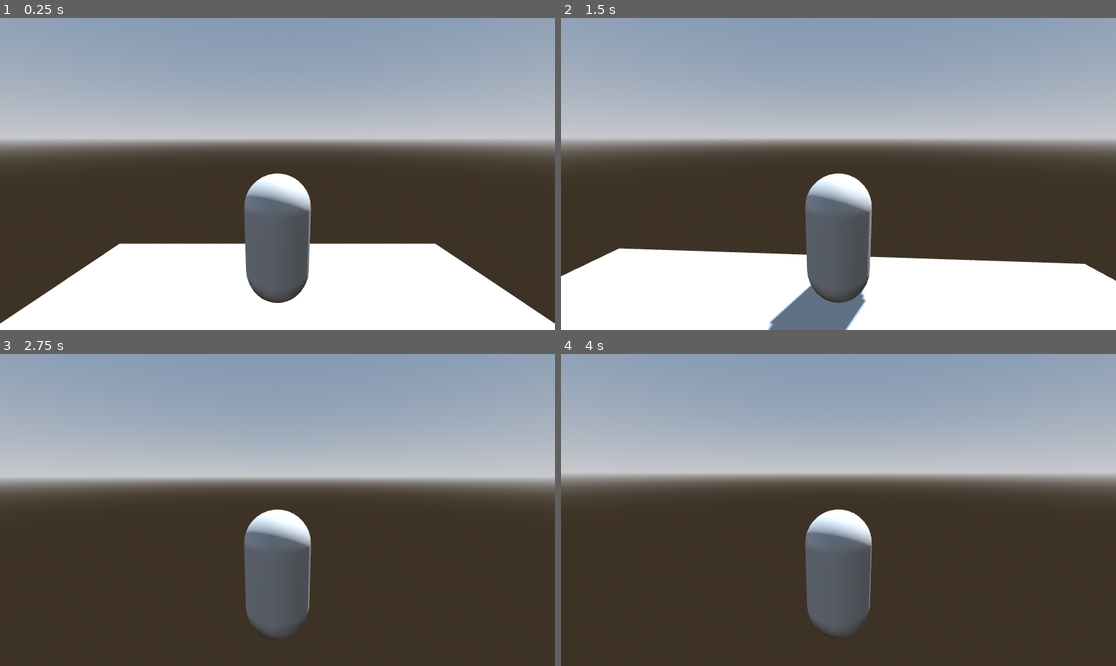
Above: before the commit, frames 1-4 (two rows, left to right).
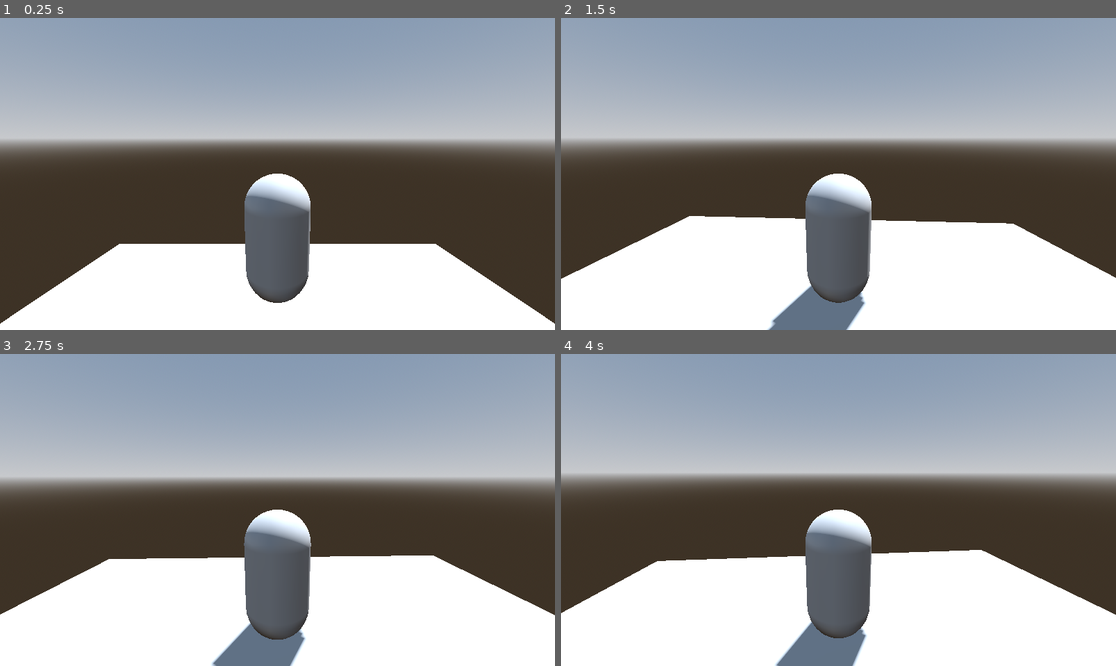
Above: after the commit, the same moments.

Repository: lance-374/EchoNight
Game: Godot game, scene res://Level.tscn
Same seed, same stepped clock (60 frames per second), same inputs: the game is played once before the commit and once after it. After the commit the project has no main scene; this scene is started directly in both runs.
Inputs (mouse positions are in pixels of both pictures, inside the frame that each line leads up to):
- Up to frame 1 (0.25 s): no input
- Up to frame 2 (1.5 s): move the mouse to (866, 174) at 0.52 s; hold W (move_forward, bound only before the commit) from 0.53 s (still down); click (866, 174) at 0.6 s; move the mouse to (810, 174) at 1.27 s; click (810, 174) at 1.35 s
- Up to frame 3 (2.75 s): keep holding W (move_forward, bound only before the commit); move the mouse to (288, 503) at 2.02 s; click (288, 503) at 2.1 s
- Up to frame 4 (4 s): keep holding W (move_forward, bound only before the commit); tap Enter at 2.75 s; move the mouse to (832, 516) at 2.77 s; click (832, 516) at 2.85 s; tap Space at 3.5 s; move the mouse to (877, 513) at 3.52 s; click (877, 513) at 3.6 s

The runs differ from the first frame. In frame 1, 0.3% of the frame differs, in the area x 0-100%, y 49-98%; in frame 2, 7.3%; in frame 3, 28%; in frame 4, 29%, in the area x 0-100%, y 49-100%.

Commit message:
updated .gitignore
Updated godot-specific ignores

Diff:
--- a/project.godot
+++ b/project.godot
@@ -11,40 +11,5 @@
 [application]
 
 config/name="Echo Night"
-run/main_scene="res://Level.tscn"
-config/features=PackedStringArray("4.2", "GL Compatibility")
+config/features=PackedStringArray("4.2", "Forward Plus")
 config/icon="res://icon.svg"
-
-[input]
-
-move_forward={
-"deadzone": 0.5,
-"events": [Object(InputEventKey,"resource_local_to_scene":false,"resource_name":"","device":-1,"window_id":0,"alt_pressed":false,"shift_pressed":false,"ctrl_pressed":false,"meta_pressed":false,"pressed":false,"keycode":87,"physical_keycode":87,"key_label":87,"unicode":119,"echo":false,"script":null)
-]
-}
-move_left={
-"deadzone": 0.5,
-"events": [Object(InputEventKey,"resource_local_to_scene":false,"resource_name":"","device":-1,"window_id":0,"alt_pressed":false,"shift_pressed":false,"ctrl_pressed":false,"meta_pressed":false,"pressed":false,"keycode":0,"physical_keycode":65,"key_label":0,"unicode":97,"echo":false,"script":null)
-]
-}
-move_backward={
-"deadzone": 0.5,
-"events": [Object(InputEventKey,"resource_local_to_scene":false,"resource_name":"","device":-1,"window_id":0,"alt_pressed":false,"shift_pressed":false,"ctrl_pressed":false,"meta_pressed":false,"pressed":false,"keycode":0,"physical_keycode":83,"key_label":0,"unicode":115,"echo":false,"script":null)
-]
-}
-move_right={
-"deadzone": 0.5,
-"events": [Object(InputEventKey,"resource_local_to_scene":false,"resource_name":"","device":-1,"window_id":0,"alt_pressed":false,"shift_pressed":false,"ctrl_pressed":false,"meta_pressed":false,"pressed":false,"keycode":0,"physical_keycode":68,"key_label":0,"unicode":100,"echo":false,"script":null)
-]
-}
-primary_button={
-"deadzone": 0.5,
-"events": [Object(InputEventMouseButton,"resource_local_to_scene":false,"resource_name":"","device":-1,"window_id":0,"alt_pressed":false,"shift_pressed":false,"ctrl_pressed":false,"meta_pressed":false,"button_mask":0,"position":Vector2(0, 0),"global_position":Vector2(0, 0),"factor":1.0,"button_index":1,"canceled":false,"pressed":false,"double_click":false,"script":null)
-]
-}
-
-[rendering]
-
-renderer/rendering_method="gl_compatibility"
-renderer/rendering_method.mobile="gl_compatibility"
-anti_aliasing/quality/msaa_3d=1
Not shown, changed: .gitignore
